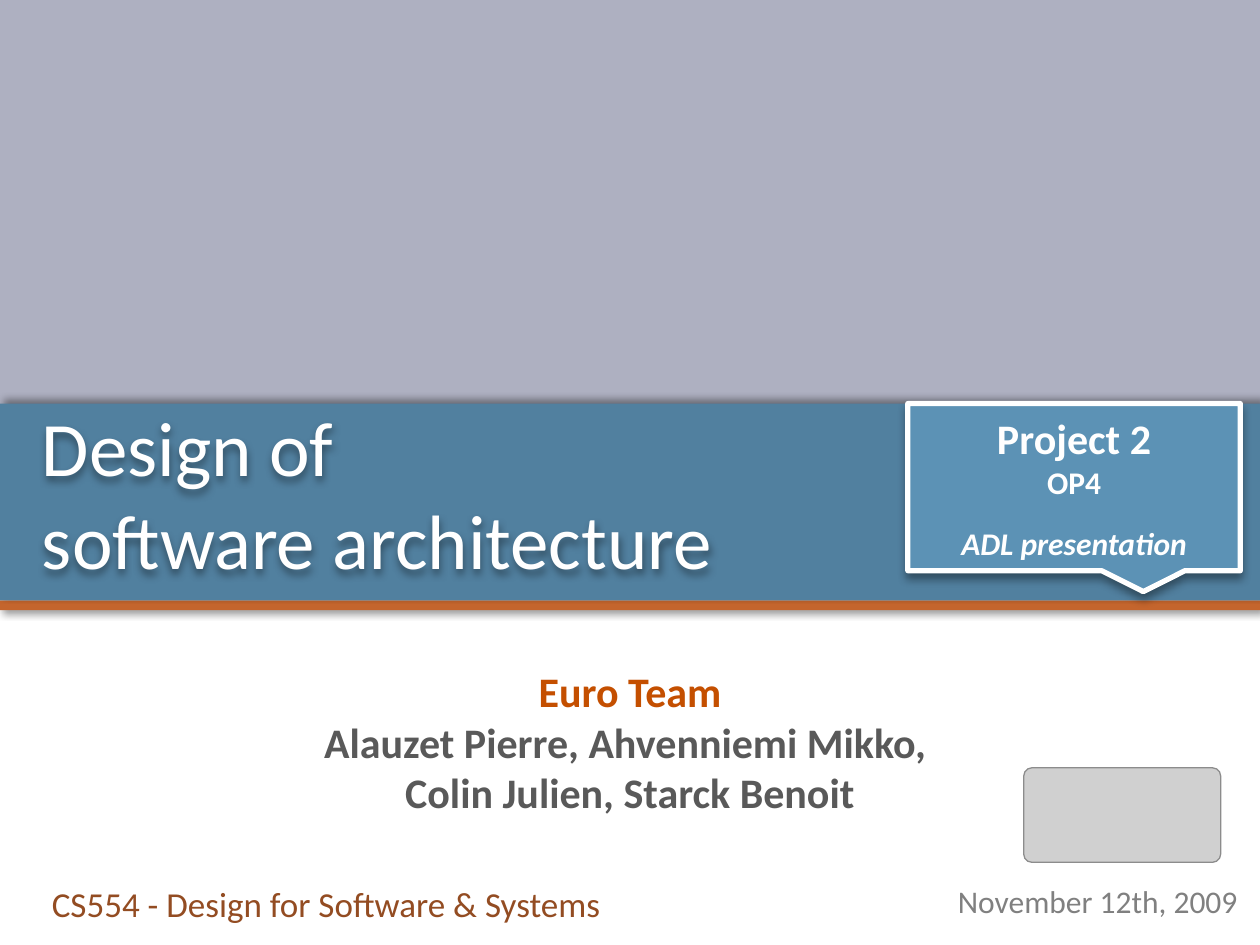
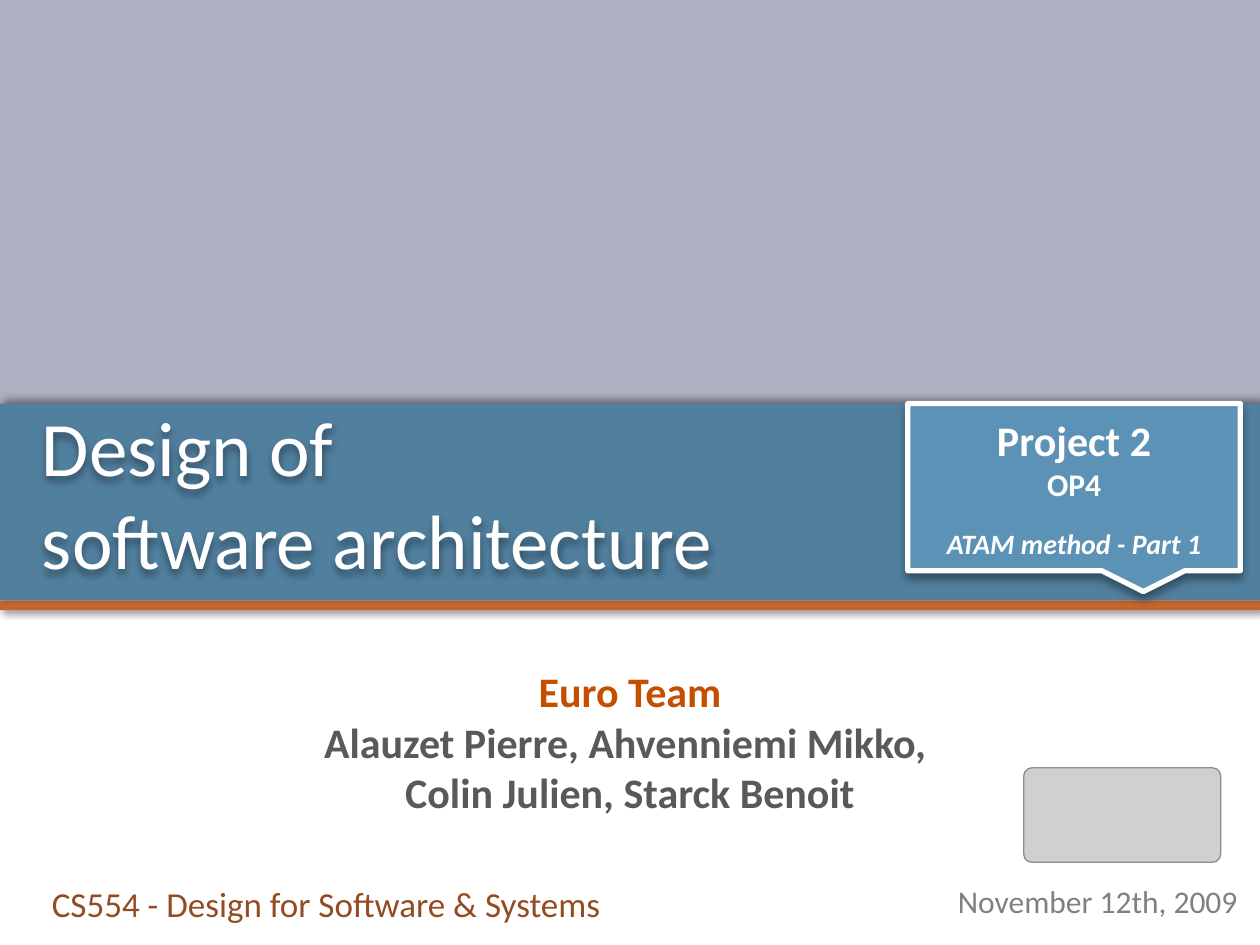
Before and after one commit to pierrealauzet/euroteam, a slide deck: slide 1 of Project 2/Part1/CS554_EuroTeam_Project2_OP4.pptx. Drawn at 1260x945 pixels with LibreOffice and Linux fonts; fonts in the diff are those of the drawing; grey boxes stand for pictures. Boxes give left, top, right and bottom in pixels: in the first picture for what was removed or moved away, otherwise in the second. Text is boxed around its words. In the diff, an @@ line names an element or a change of style, - is before the commit and + after.

```diff
--- a/Project 2/Part1/CS554_EuroTeam_Project2_OP4.pptx
+++ b/Project 2/Part1/CS554_EuroTeam_Project2_OP4.pptx
@@ text in speech box at [947, 534, 1201, 554]: text changed; size 18 to 16 pt @@
-ADL presentation
+ATAM method - Part 1
```
Also in this commit, not shown: 7 other slides changed, 7 slides added, 1 slide removed, 1 other file.
